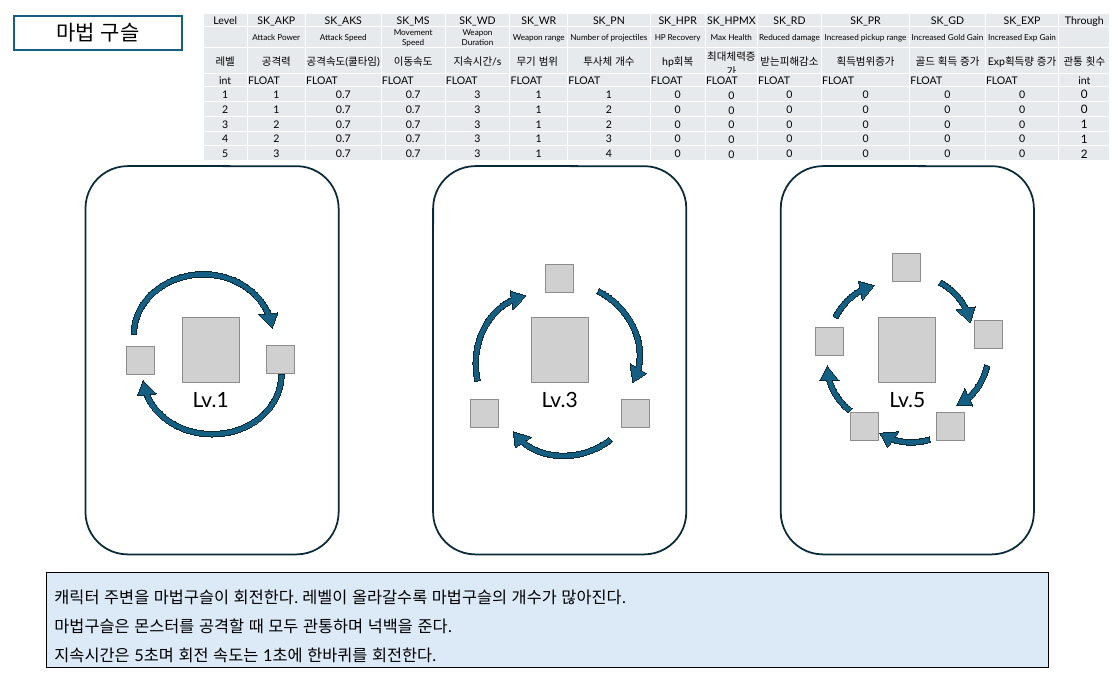
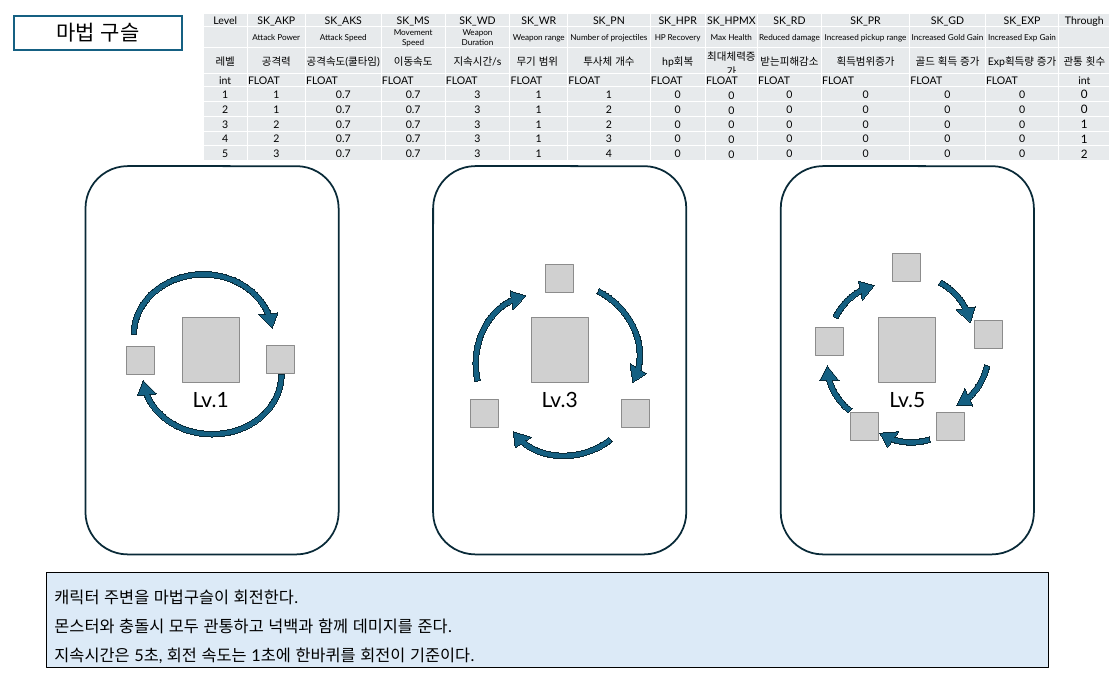
Before and after one commit to sms3072/wepatens, a slide deck: slide 9 of contents/동물서바이벌/문서/동물서바이벌_스킬.pptx (slide 11 before the commit). Drawn at 1120x694 pixels with LibreOffice and Linux fonts; fonts in the diff are those of the drawing; grey boxes stand for pictures. Boxes give left, top, right and bottom in pixels: in the first picture for what was removed or moved away, otherwise in the second. Text is boxed around its words. In the diff, an @@ line names an element or a change of style, - is before the commit and + after.

```diff
--- a/contents/동물서바이벌/문서/동물서바이벌_스킬.pptx
+++ b/contents/동물서바이벌/문서/동물서바이벌_스킬.pptx
@@ text in rectangle at box(54, 589, 474, 663): text changed @@
-캐릭터 주변을 마법구슬이 회전한다. 레벨이 올라갈수록 마법구슬의 개수가 많아진다.
-마법구슬은 몬스터를 공격할 때 모두 관통하며 넉백을 준다.
-지속시간은 5초며 회전 속도는 1초에 한바퀴를 회전한다.
+캐릭터 주변을 마법구슬이 회전한다.
+몬스터와 충돌시 모두 관통하고 넉백과 함께 데미지를 준다.
+지속시간은 5초, 회전 속도는 1초에 한바퀴를 회전이 기준이다.
```
Also in this commit, not shown: 5 other slides changed, 3 slides removed, 35 other files.
